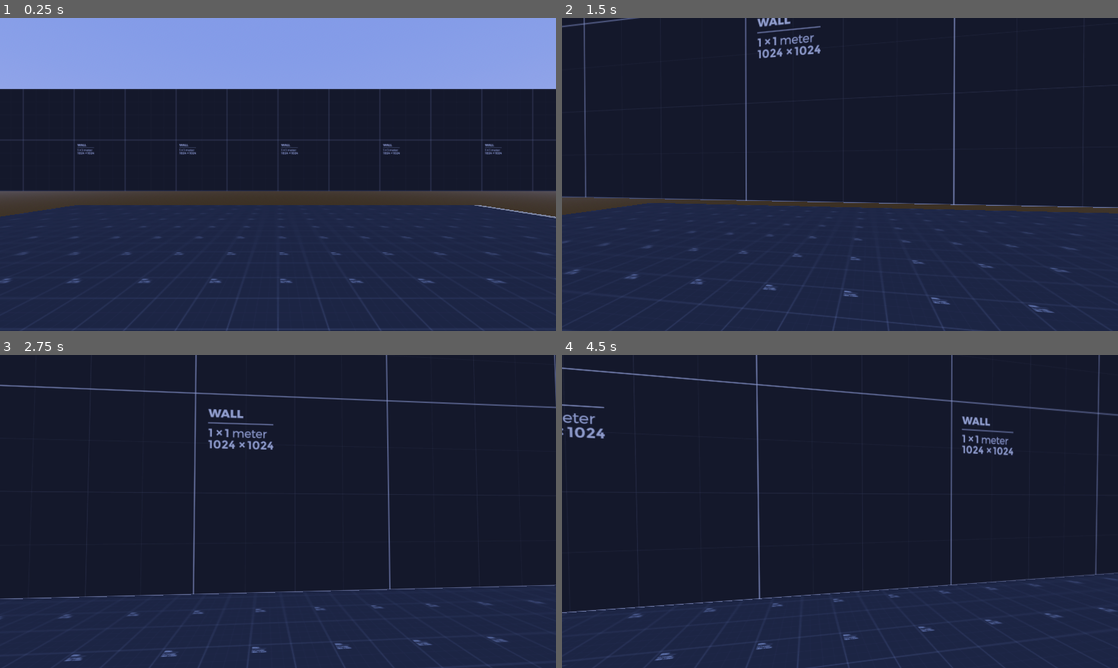
Above: before the commit, frames 1-4 (two rows, left to right).
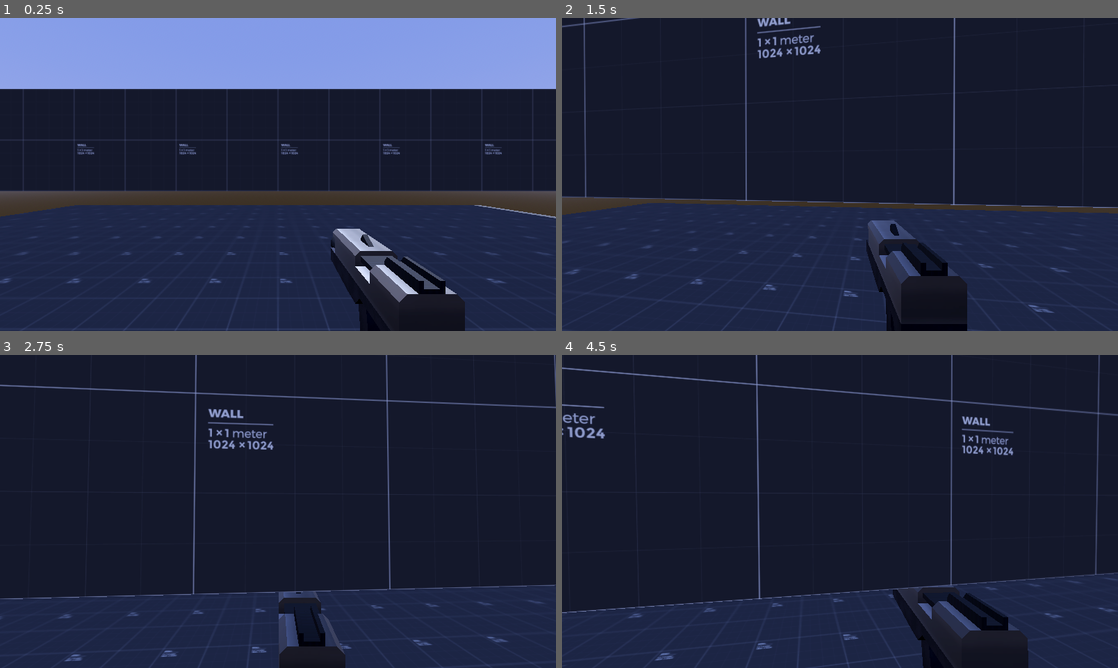
Above: after the commit, the same moments.

Repository: Xluis5365/Blitz-Fury
Game: Godot game, scene res://Scenes/test_main.tscn
The game is run twice, just before and just after one commit, with the same random seed, the same clock (stepped at 60 frames per second) and the same inputs.
Inputs (mouse positions are in pixels of both pictures, inside the frame that each line leads up to):
- Up to frame 1 (0.25 s): no input
- Up to frame 2 (1.5 s): tap Enter (ui_accept) at 0.5, 0.77 s; move the mouse to (867, 174) at 0.52 s; hold Ctrl (crouch) 0.53-1.28 s; hold W (forward) from 0.53 s (still down); move the mouse to (812, 174) at 1.27 s; tap Alt (free_look) at 1.35 s
- Up to frame 3 (2.75 s): keep holding W (forward); tap Enter (ui_accept) at 1.52 s; move the mouse to (289, 505) at 2.02 s; hold Shift (sprint) from 2.03 s (still down)
- Up to frame 4 (4.5 s): keep holding W (forward); move the mouse to (834, 517) at 2.77 s; release Shift (sprint) at 2.78 s; tap Ctrl (crouch) at 2.85 s; tap Enter (ui_accept) at 3.02, 3.77 s; move the mouse to (878, 514) at 3.52 s; hold Alt (free_look) 3.53-4.28 s; move the mouse to (795, 508) at 4.27 s; tap Shift (sprint) at 4.35 s

The runs differ from the first frame. In frame 1, 4.6% of the frame differs, in the area x 59-84%, y 67-100%; in frame 2, 3.6%; in frame 3, 1.9%; in frame 4, 3.5%.

Commit message:
added the blaster to test how it will look

Diff:
--- /dev/null
+++ b/Models/Protypes/Model_scnenes/blaster_with_scope.tscn
@@ -0,0 +1,8 @@
+[gd_scene load_steps=2 format=3 uid="uid://ln8bd5ulkqo1"]
+
+[ext_resource type="PackedScene" uid="uid://bx7gae8rg1nse" path="res://Models/Protypes/Blaster_WithScope.glb" id="1_frgkf"]
+
+[node name="Blaster_WithScope" instance=ExtResource("1_frgkf")]
+
+[node name="mergedBlocks(Clone)" parent="." index="0"]
+transform = Transform3D(0.3, 0, 0, 0, 0.3, 0, 0, 0, 0.3, 0, 0, 0.598431)
--- /dev/null
+++ b/Scenes/Player/player.tscn
@@ -0,0 +1,39 @@
+[gd_scene load_steps=5 format=3 uid="uid://dysr4vh5uqf4k"]
+
+[ext_resource type="Script" path="res://Scenes/Player.gd" id="1_4pe3u"]
+[ext_resource type="PackedScene" uid="uid://ln8bd5ulkqo1" path="res://Models/Protypes/Model_scnenes/blaster_with_scope.tscn" id="2_d0t7s"]
+
+[sub_resource type="CapsuleShape3D" id="CapsuleShape3D_v4ofs"]
+
+[sub_resource type="CapsuleShape3D" id="CapsuleShape3D_oote2"]
+height = 1.3
+
+[node name="Player" type="CharacterBody3D"]
+transform = Transform3D(1, 0, 0, 0, 1, 0, 0, 0, 1, 0, 1, 0)
+script = ExtResource("1_4pe3u")
+
+[node name="Standing_Collision_Shape" type="CollisionShape3D" parent="."]
+shape = SubResource("CapsuleShape3D_v4ofs")
+
+[node name="Crouched_Collision_Shape" type="CollisionShape3D" parent="."]
+transform = Transform3D(1, 0, 0, 0, 1, 0, 0, 0, 1, 0, -0.349382, 0)
+shape = SubResource("CapsuleShape3D_oote2")
+disabled = true
+
+[node name="RayCast3D" type="RayCast3D" parent="."]
+transform = Transform3D(1, 0, 0, 0, 1, 0, 0, 0, 1, 0, -1, 0)
+target_position = Vector3(0, 2, 0)
+
+[node name="neck" type="Node3D" parent="."]
+transform = Transform3D(1, 0, 0, 0, 1, 0, 0, 0, 1, 0, 0.517, 0)
+
+[node name="head" type="Node3D" parent="neck"]
+
+[node name="eyes" type="Node3D" parent="neck/head"]
+
+[node name="Camera3D" type="Camera3D" parent="neck/head/eyes"]
+
+[node name="hands" type="Node3D" parent="neck/head"]
+
+[node name="Blaster_WithScope" parent="neck/head/hands" instance=ExtResource("2_d0t7s")]
+transform = Transform3D(-4.37114e-08, 0, -1, 0, 1, 0, 1, 0, -4.37114e-08, 0.278251, -0.517, -0.819868)
--- a/Scenes/test_main.tscn
+++ b/Scenes/test_main.tscn
@@ -1,7 +1,7 @@
-[gd_scene load_steps=8 format=3 uid="uid://b153yx5kqj7ld"]
+[gd_scene load_steps=6 format=3 uid="uid://b153yx5kqj7ld"]
 
 [ext_resource type="Material" uid="uid://batf0eqwwfe5u" path="res://Assets/Materials/Black_Texture.tres" id="1_qabi7"]
-[ext_resource type="Script" path="res://Scenes/Player.gd" id="2_tdeam"]
+[ext_resource type="PackedScene" uid="uid://dysr4vh5uqf4k" path="res://Scenes/Player/player.tscn" id="2_cgstb"]
 
 [sub_resource type="ProceduralSkyMaterial" id="ProceduralSkyMaterial_16a2k"]
 sky_top_color = Color(0.396078, 0.47451, 0.823529, 1)
@@ -17,11 +17,6 @@
 sky = SubResource("Sky_fxn68")
 tonemap_mode = 2
 glow_enabled = true
-
-[sub_resource type="CapsuleShape3D" id="CapsuleShape3D_v4ofs"]
-
-[sub_resource type="CapsuleShape3D" id="CapsuleShape3D_oote2"]
-height = 1.3
 
 [node name="World" type="Node3D"]
 
@@ -48,27 +43,4 @@
 [node name="WorldEnvironment" type="WorldEnvironment" parent="env"]
 environment = SubResource("Environment_fhnor")
 
-[node name="Player" type="CharacterBody3D" parent="."]
-transform = Transform3D(1, 0, 0, 0, 1, 0, 0, 0, 1, 0, 1, 0)
-script = ExtResource("2_tdeam")
-
-[node name="Standing_Collision_Shape" type="CollisionShape3D" parent="Player"]
-shape = SubResource("CapsuleShape3D_v4ofs")
-
-[node name="Crouched_Collision_Shape" type="CollisionShape3D" parent="Player"]
-transform = Transform3D(1, 0, 0, 0, 1, 0, 0, 0, 1, 0, -0.349382, 0)
-shape = SubResource("CapsuleShape3D_oote2")
-disabled = true
-
-[node name="RayCast3D" type="RayCast3D" parent="Player"]
-transform = Transform3D(1, 0, 0, 0, 1, 0, 0, 0, 1, 0, -1, 0)
-target_position = Vector3(0, 2, 0)
-
-[node name="neck" type="Node3D" parent="Player"]
-transform = Transform3D(1, 0, 0, 0, 1, 0, 0, 0, 1, 0, 0.517, 0)
-
-[node name="head" type="Node3D" parent="Player/neck"]
-
-[node name="eyes" type="Node3D" parent="Player/neck/head"]
-
-[node name="Camera3D" type="Camera3D" parent="Player/neck/head/eyes"]
+[node name="Player" parent="." instance=ExtResource("2_cgstb")]
Binary file added: Models/Protypes/Blaster_WithScope.glb
Not shown, added: Models/Protypes/Blaster_WithScope.glb.import
Binary file added: Models/Protypes/Blaster_WithScope_0.png
Not shown, changed: Models/Protypes/Blaster_WithScope_0.png.import
Binary file added: Models/Protypes/Blaster_WithScope_1.png
Not shown, added: Models/Protypes/Blaster_WithScope_1.png.import
Binary file added: Models/Protypes/Blaster_WithScope_2.png
Not shown, added: Models/Protypes/Blaster_WithScope_2.png.import
Not shown, removed: Wood.obj
Not shown, removed: Wood.obj.import
Binary file removed: Wood.png
